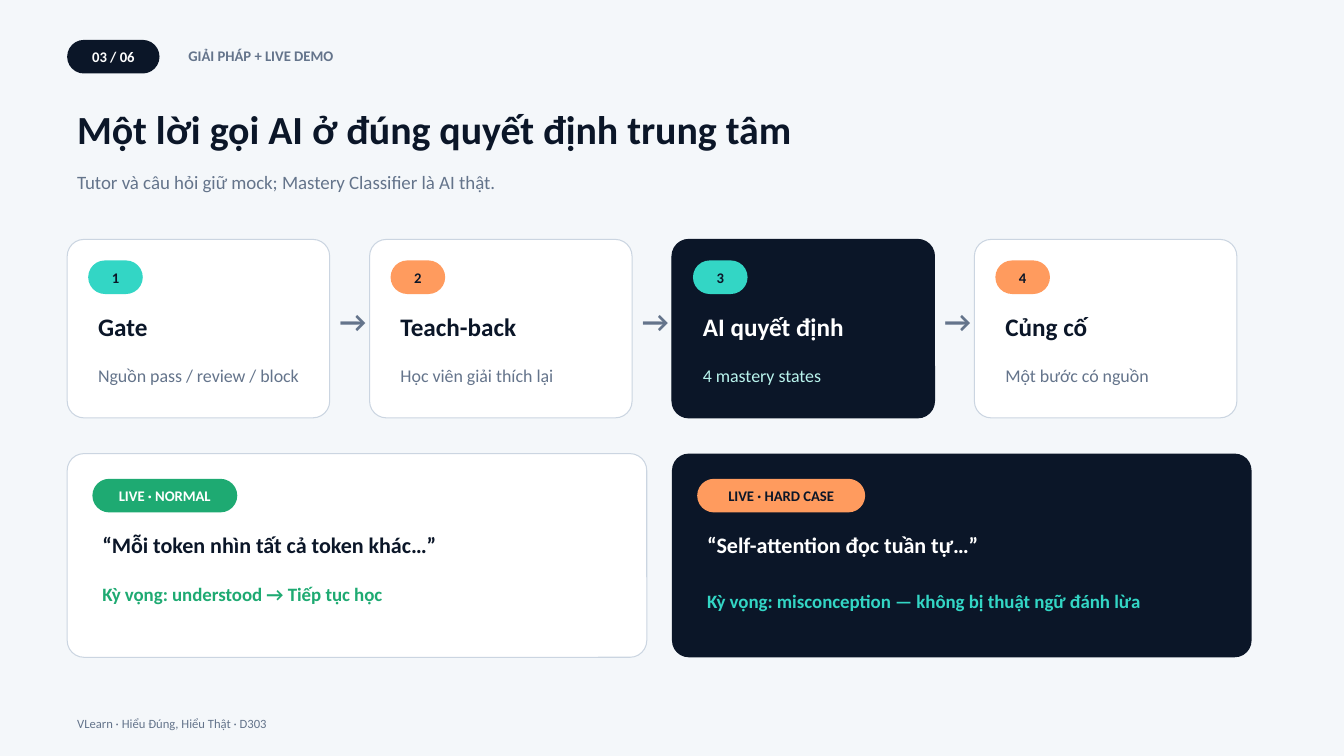
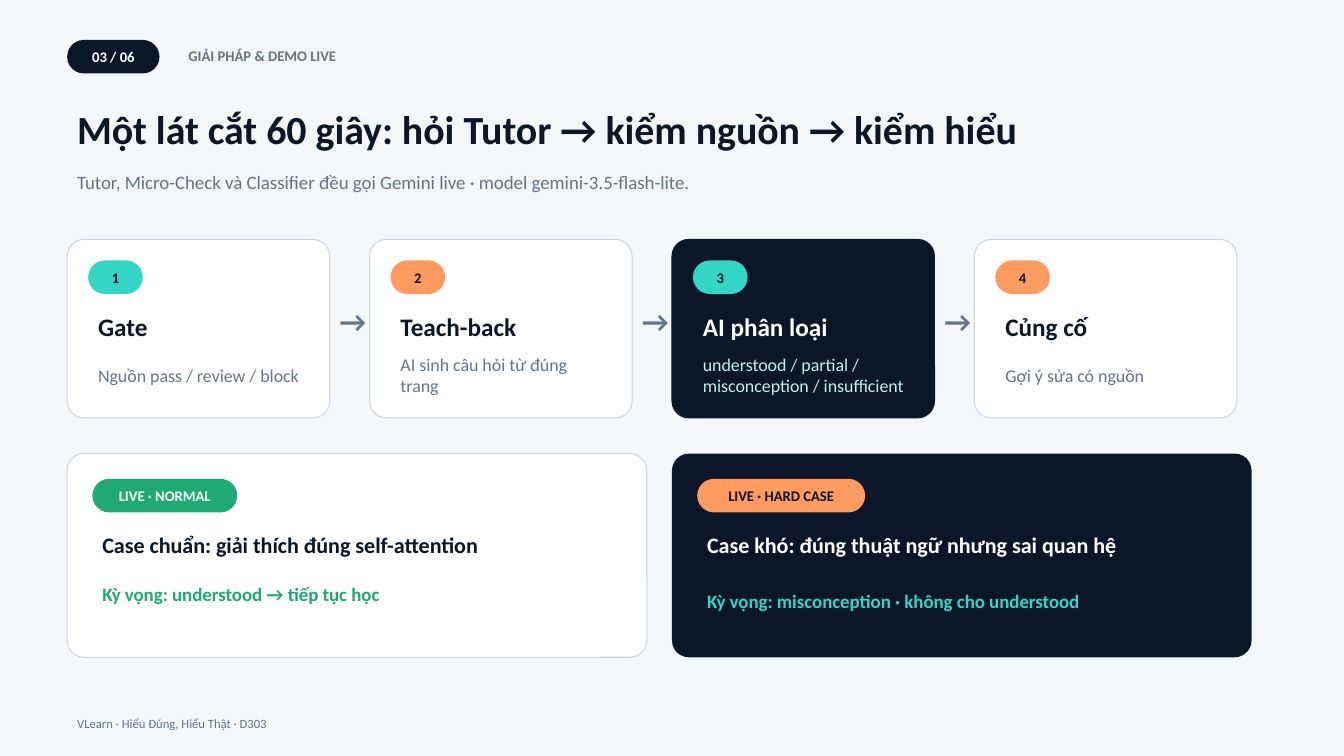
Before and after one commit to Anbt0106/AI-Product-Hackathon-D303, a slide deck: slide 3 of demo-slides.pptx. Drawn at 1344x756 pixels with LibreOffice and Linux fonts; fonts in the diff are those of the drawing. Boxes give left, top, right and bottom in pixels: in the first picture for what was removed or moved away, otherwise in the second. Text is boxed around its words. In the diff, an @@ line names an element or a change of style, - is before the commit and + after.

```diff
--- a/demo-slides.pptx
+++ b/demo-slides.pptx
@@ text at box(188, 48, 336, 61): text changed @@
-GIẢI PHÁP + LIVE DEMO
+GIẢI PHÁP & DEMO LIVE
@@ text at box(77, 111, 1017, 151): text changed @@
-Một lời gọi AI ở đúng quyết định trung tâm
+Một lát cắt 60 giây: hỏi Tutor → kiểm nguồn → kiểm hiểu
@@ text at box(77, 175, 690, 192): text changed @@
-Tutor và câu hỏi giữ mock; Mastery Classifier là AI thật.
+Tutor, Micro-Check và Classifier đều gọi Gemini live · model gemini-3.5-flash-lite.
@@ text at box(703, 318, 827, 341): text changed @@
-AI quyết định
+AI phân loại
@@ text at box(400, 358, 567, 395): text changed @@
-Học viên giải thích lại
+AI sinh câu hỏi từ đúng trang
@@ text at box(703, 358, 904, 395): text changed @@
-4 mastery states
+understood / partial / misconception / insufficient
@@ text at box(1005, 368, 1144, 385): text changed @@
-Một bước có nguồn
+Gợi ý sửa có nguồn
@@ text at box(102, 535, 477, 557): text changed @@
-“Mỗi token nhìn tất cả token khác…”
+Case chuẩn: giải thích đúng self-attention
@@ text at box(707, 537, 1116, 557): text changed @@
-“Self-attention đọc tuần tự…”
+Case khó: đúng thuật ngữ nhưng sai quan hệ
@@ text at box(102, 586, 379, 605): text changed @@
-Kỳ vọng: understood → Tiếp tục học
+Kỳ vọng: understood → tiếp tục học
@@ text at box(707, 594, 1079, 612): text changed @@
-Kỳ vọng: misconception — không bị thuật ngữ đánh lừa
+Kỳ vọng: misconception · không cho understood
```
Also in this commit, not shown: 3 other slides changed.
